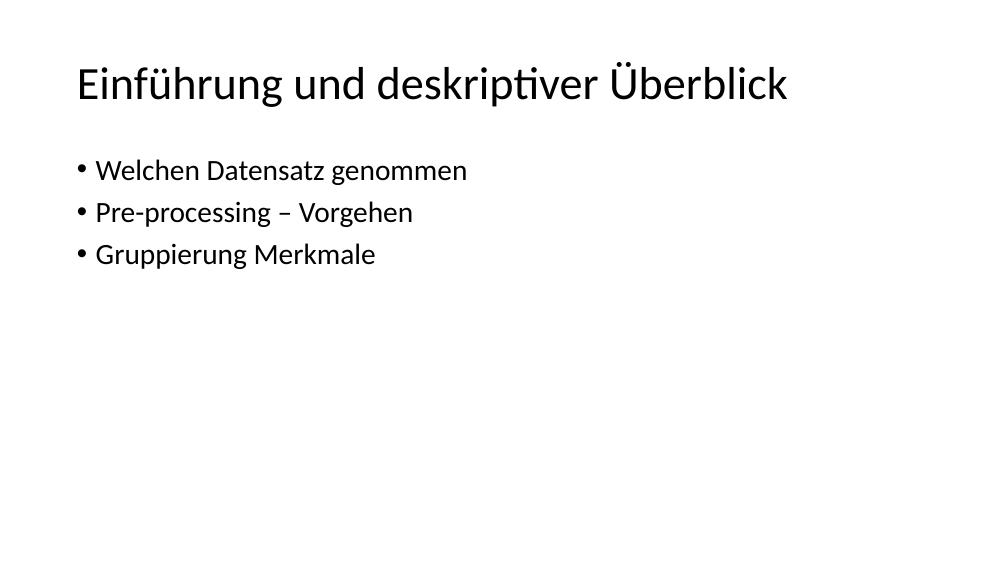
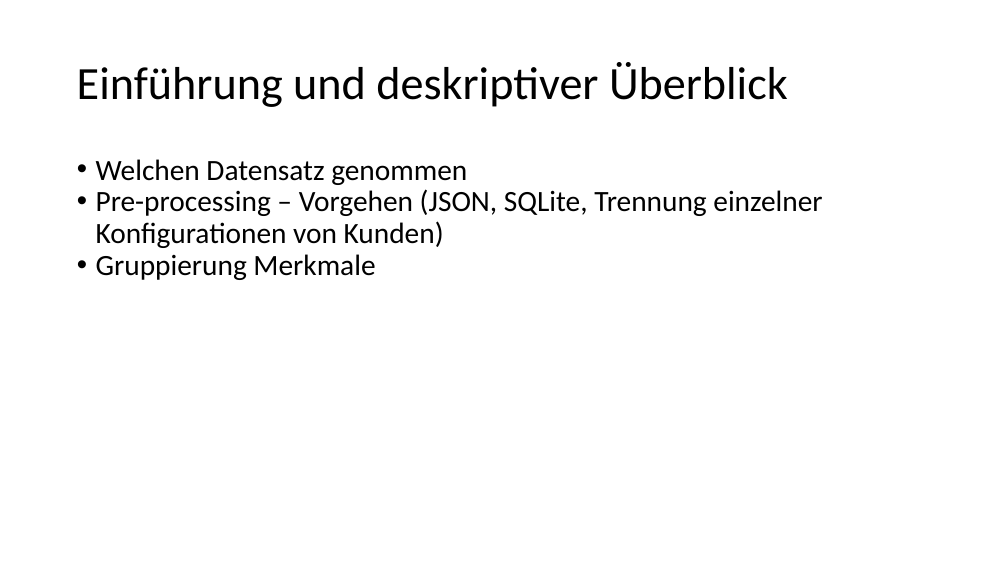
Before and after one commit to ML-KA/ag-dank, a slide deck: slide 3 of DANK Data Challenge.pptx. Drawn at 1008x567 pixels with LibreOffice and Linux fonts; fonts in the diff are those of the drawing. Boxes give left, top, right and bottom in pixels: in the first picture for what was removed or moved away, otherwise in the second. Text is boxed around its words. In the diff, an @@ line names an element or a change of style, - is before the commit and + after.

```diff
--- a/DANK Data Challenge.pptx
+++ b/DANK Data Challenge.pptx
@@ text at box(96, 159, 467, 280): less space between paragraphs @@
@@ text at box(96, 189, 822, 248): text changed @@
-• Pre-processing – Vorgehen
+• Pre-processing – Vorgehen (JSON, SQLite, Trennung einzelner Konfigurationen von Kunden)
```
Also in this commit, not shown: 6 other slides changed, 11 slides added, 1 other file.
